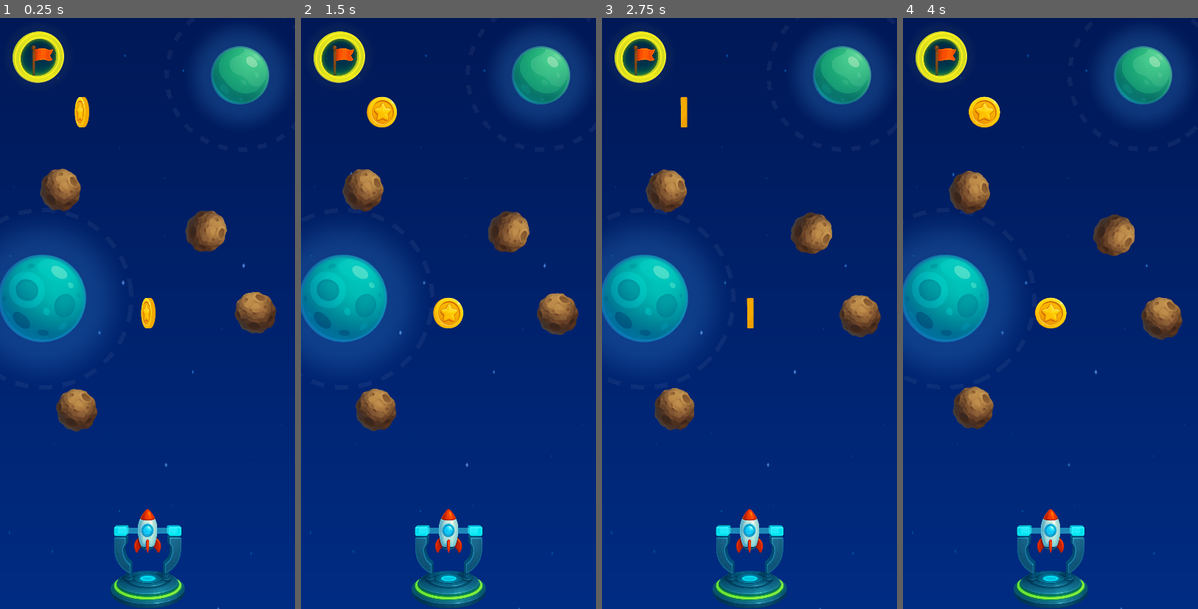
Above: before the commit, frames 1-4 (left to right).
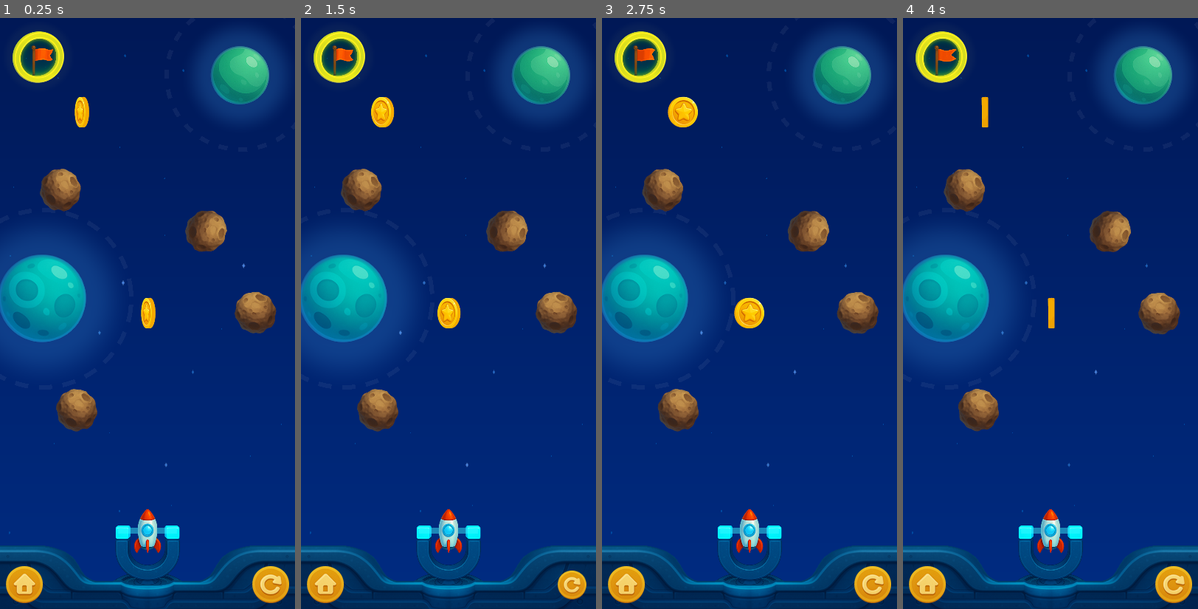
Above: after the commit, the same moments.

Repository: nbarkoch/spacecraft-launcher
Game: Godot game, scene res://scenes/game.tscn
Same seed, same stepped clock (60 frames per second), same inputs: the game is played once before the commit and once after it.
Inputs (mouse positions are in pixels of both pictures, inside the frame that each line leads up to):
- Up to frame 1 (0.25 s): no input
- Up to frame 2 (1.5 s): click (324, 585) at 0.52 s; click (572, 585) at 1.27 s
- Up to frame 3 (2.75 s): click (873, 585) at 2.02 s
- Up to frame 4 (4 s): click (1174, 585) at 2.77 s; click (926, 585) at 3.52 s

The runs differ from the first frame. In frame 1, 7.3% of the frame differs, in the area x 0-100%, y 85-100%; in frame 2, 8.7%; in frame 3, 9.8%; in frame 4, 10%, in the area x 0-100%, y 5-100%.

Commit message:
added decoration and buttons

Diff:
--- a/scenes/base/room.tscn
+++ b/scenes/base/room.tscn
@@ -1,8 +1,46 @@
-[gd_scene load_steps=4 format=3 uid="uid://b8r63iojc6grm"]
+[gd_scene load_steps=9 format=3 uid="uid://b8r63iojc6grm"]
 
 [ext_resource type="Script" path="res://scripts/base/room.gd" id="1_0sxad"]
 [ext_resource type="PackedScene" uid="uid://o76834xyqxe0" path="res://scenes/base/level.tscn" id="1_ttsjj"]
 [ext_resource type="PackedScene" uid="uid://dp2dfd3suv5ir" path="res://scenes/levels/level_1.tscn" id="2_1mnsd"]
+[ext_resource type="Texture2D" uid="uid://bas5lvsai56ie" path="res://sprites/ui/s_home_icn.png" id="5_1fvk8"]
+[ext_resource type="Texture2D" uid="uid://dfxjlswuf1ygm" path="res://sprites/ui/s_retry_icn.png" id="6_hi6ya"]
+
+[sub_resource type="Animation" id="Animation_ng4gr"]
+length = 0.001
+tracks/0/type = "value"
+tracks/0/imported = false
+tracks/0/enabled = true
+tracks/0/path = NodePath(".:scale")
+tracks/0/interp = 1
+tracks/0/loop_wrap = true
+tracks/0/keys = {
+"times": PackedFloat32Array(0),
+"transitions": PackedFloat32Array(1),
+"update": 0,
+"values": [Vector2(1, 1)]
+}
+
+[sub_resource type="Animation" id="Animation_av7nt"]
+resource_name = "button_click"
+tracks/0/type = "value"
+tracks/0/imported = false
+tracks/0/enabled = true
+tracks/0/path = NodePath(".:scale")
+tracks/0/interp = 1
+tracks/0/loop_wrap = true
+tracks/0/keys = {
+"times": PackedFloat32Array(0, 0.3, 0.5, 0.7),
+"transitions": PackedFloat32Array(1, 1, 1, 1),
+"update": 0,
+"values": [Vector2(1, 1), Vector2(0.75, 0.75), Vector2(1.1, 1.1), Vector2(1, 1)]
+}
+
+[sub_resource type="AnimationLibrary" id="AnimationLibrary_ittry"]
+_data = {
+"RESET": SubResource("Animation_ng4gr"),
+"button_click": SubResource("Animation_av7nt")
+}
 
 [node name="Room" type="Node2D"]
 script = ExtResource("1_0sxad")
@@ -10,3 +48,61 @@
 [node name="Level" parent="." instance=ExtResource("1_ttsjj")]
 
 [node name="Content" parent="Level" instance=ExtResource("2_1mnsd")]
+
+[node name="CanvasLayer" type="CanvasLayer" parent="."]
+
+[node name="Control" type="Control" parent="CanvasLayer"]
+layout_mode = 3
+anchors_preset = 15
+anchor_right = 1.0
+anchor_bottom = 1.0
+offset_top = -1.0
+offset_bottom = -1.0
+grow_horizontal = 2
+grow_vertical = 2
+mouse_filter = 2
+
+[node name="HomeButton" type="TextureButton" parent="CanvasLayer/Control"]
+layout_mode = 1
+anchors_preset = 2
+anchor_top = 1.0
+anchor_bottom = 1.0
+offset_left = 8.0
+offset_top = -57.0
+offset_right = 58.0
+offset_bottom = -7.0
+grow_vertical = 0
+pivot_offset = Vector2(25, 25)
+texture_normal = ExtResource("5_1fvk8")
+ignore_texture_size = true
+stretch_mode = 0
+
+[node name="AnimationPlayer" type="AnimationPlayer" parent="CanvasLayer/Control/HomeButton"]
+libraries = {
+"": SubResource("AnimationLibrary_ittry")
+}
+speed_scale = 2.0
+
+[node name="RetryButton" type="TextureButton" parent="CanvasLayer/Control"]
+layout_mode = 1
+anchors_preset = 2
+anchor_top = 1.0
+anchor_bottom = 1.0
+offset_left = 342.0
+offset_top = -57.0
+offset_right = 392.0
+offset_bottom = -7.0
+grow_vertical = 0
+pivot_offset = Vector2(25, 25)
+texture_normal = ExtResource("6_hi6ya")
+ignore_texture_size = true
+stretch_mode = 0
+
+[node name="AnimationPlayer" type="AnimationPlayer" parent="CanvasLayer/Control/RetryButton"]
+libraries = {
+"": SubResource("AnimationLibrary_ittry")
+}
+speed_scale = 2.0
+
+[connection signal="pressed" from="CanvasLayer/Control/HomeButton" to="." method="_on_home_button_pressed"]
+[connection signal="pressed" from="CanvasLayer/Control/RetryButton" to="." method="_on_retry_button_pressed"]
--- a/scenes/base/slingshot.tscn
+++ b/scenes/base/slingshot.tscn
@@ -1,8 +1,9 @@
-[gd_scene load_steps=5 format=3 uid="uid://ogg3oaxoy66n"]
+[gd_scene load_steps=6 format=3 uid="uid://ogg3oaxoy66n"]
 
 [ext_resource type="Script" path="res://scripts/base/slingshot.gd" id="1_l84lg"]
-[ext_resource type="Texture2D" uid="uid://dl3rgran2s3ib" path="res://sprites/slingshot2.png" id="2_jam6n"]
+[ext_resource type="Texture2D" uid="uid://cp4hux5qu7uuy" path="res://sprites/slingshot3.png" id="2_qqmov"]
 [ext_resource type="Script" path="res://scripts/visualizers/trajectory_predictor.gd" id="3_ekkhv"]
+[ext_resource type="Texture2D" uid="uid://b7epak382jhhc" path="res://sprites/ui/bottom2.png" id="3_k85xf"]
 
 [sub_resource type="CircleShape2D" id="CircleShape2D_0jt4s"]
 radius = 58.0345
@@ -13,7 +14,13 @@
 [node name="Sprite2D" type="Sprite2D" parent="."]
 position = Vector2(0, -8)
 scale = Vector2(0.176251, 0.18427)
-texture = ExtResource("2_jam6n")
+texture = ExtResource("2_qqmov")
+
+[node name="BottomUI" type="Sprite2D" parent="."]
+position = Vector2(-100, -21)
+scale = Vector2(0.34188, 0.47)
+texture = ExtResource("3_k85xf")
+centered = false
 
 [node name="LeftLine" type="Line2D" parent="."]
 position = Vector2(0, 13)
--- a/scripts/base/room.gd
+++ b/scripts/base/room.gd
@@ -1,6 +1,8 @@
 extends Node2D
 class_name Room
 @onready var level = $Level
+@onready var homeButtonAnim = $CanvasLayer/Control/HomeButton/AnimationPlayer
+@onready var retryButtonAnim = $CanvasLayer/Control/RetryButton/AnimationPlayer
 
 # Called when the node enters the scene tree for the first time.
 func _ready():
@@ -11,3 +13,13 @@
 # Called every frame. 'delta' is the elapsed time since the previous frame.
 func _process(delta):
 	pass
+
+
+func _on_retry_button_pressed():
+	retryButtonAnim.play("button_click")
+	LevelManager.retry_level()
+
+
+func _on_home_button_pressed():
+	homeButtonAnim.play("button_click")
+	LevelManager.go_home()
--- a/scripts/base/slingshot.gd
+++ b/scripts/base/slingshot.gd
@@ -49,6 +49,11 @@
 	# NEW: Find all planets for arc visualization
 	await get_tree().process_frame
 	find_all_planets()
+	if not spacecraft or not is_instance_valid(spacecraft):
+		var spacecrafts = get_tree().get_nodes_in_group("Spacecrafts")
+		if spacecrafts.size() > 0:
+			spacecraft = spacecrafts[0] as Spacecraft
+			reset()
 
 func find_all_planets():
 	"""Find and store references to all planets in the scene"""
@@ -126,7 +131,6 @@
 				spacecraft.angular_velocity = 0.0
 				spacecraft.gravity_assist = null
 				spacecraft.freeze = true
-
 				spacecraft.release()
 
 
@@ -226,10 +230,7 @@
 func _on_touch_area_input_event(viewport, event, shape_idx):
 	if slingshotState == SlingshotState.idle and Input.is_action_pressed("FINGER_TAP"):
 		# Find spacecraft when starting to pull
-		if not spacecraft or not is_instance_valid(spacecraft):
-			var spacecrafts = get_tree().get_nodes_in_group("Spacecrafts")
-			if spacecrafts.size() > 0:
-				spacecraft = spacecrafts[0] as Spacecraft
+
 
 		if spacecraft:
 			slingshotState = SlingshotState.pulling
--- a/scripts/managers/level_manager.gd
+++ b/scripts/managers/level_manager.gd
@@ -56,6 +56,7 @@
 func dialogAnimationExitFinished():
 	get_tree().paused = false
 	dialog.queue_free()
+	dialog = null
 
 func to_next_level():
 	if dialog:
@@ -67,6 +68,8 @@
 		dialog.exit()
 	load_level(current_level_num)
 
+func go_home():
+	print("should go home")
 
 func load_level(index: int):
 	current_level_num = index
--- a/scripts/managers/music_manager.gd
+++ b/scripts/managers/music_manager.gd
@@ -7,6 +7,7 @@
 var fade_tween: Tween
 var song_timer: Timer
 
+const default_volume = -25.0
 const SWITCH_DURATION: float = 8.0  # Switch before song ends
 const FADE_DELAY: float = 2.5  # Delay before old song starts fading out
 
@@ -36,7 +37,7 @@
 	song_timer.timeout.connect(_on_song_should_switch)
 	song_timer.one_shot = true
 
-	audio_player1.volume_db = -15.0
+	audio_player1.volume_db = default_volume
 	audio_player2.volume_db = -60.0  # Start silent
 
 	current_player = audio_player1
@@ -79,7 +80,7 @@
 	fade_tween.finished.connect(func():
 		audio_player1.stop()
 		audio_player2.stop()
-		audio_player1.volume_db = -15.0
+		audio_player1.volume_db = default_volume
 		audio_player2.volume_db = -60.0
 	)
 
@@ -110,10 +111,10 @@
 
 	if is_first_play:
 		# First time playing - start immediately at full volume, no fade
-		new_player.volume_db = -15.0
+		new_player.volume_db = default_volume
 	else:
 		# Crossfade with delay - new song fades in immediately, old song fades out after delay
-		fade_tween.parallel().tween_property(new_player, "volume_db", -15.0, SWITCH_DURATION)  # New song fades in immediately
+		fade_tween.parallel().tween_property(new_player, "volume_db", default_volume, SWITCH_DURATION)  # New song fades in immediately
 		fade_tween.parallel().tween_property(current_player, "volume_db", -60.0, SWITCH_DURATION).set_delay(FADE_DELAY)  # Old song fades out after delay
 
 	# Switch current player reference
Binary file added: sprites/slingshot3.png
Not shown, added: sprites/slingshot3.png.import
Binary file added: sprites/ui/bottom.png
Not shown, added: sprites/ui/bottom.png.import
Binary file added: sprites/ui/bottom2.png
Not shown, added: sprites/ui/bottom2.png.import
Binary file added: sprites/ui/edge_1.png
Not shown, added: sprites/ui/edge_1.png.import
Binary file added: sprites/ui/frame.png
Not shown, added: sprites/ui/frame.png.import
Binary file added: sprites/ui/line_b.png
Not shown, added: sprites/ui/line_b.png.import
(and 2 more such lines)
